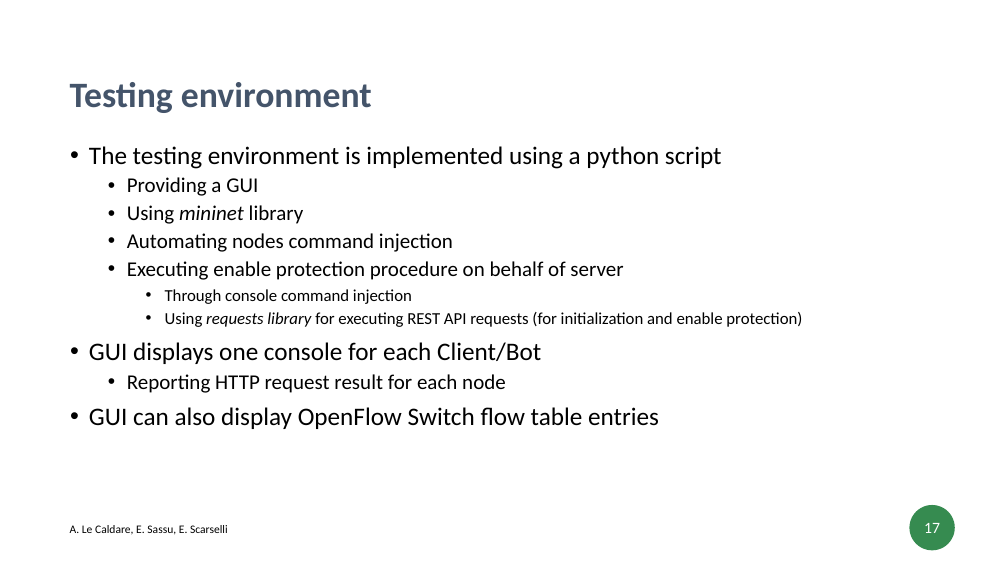
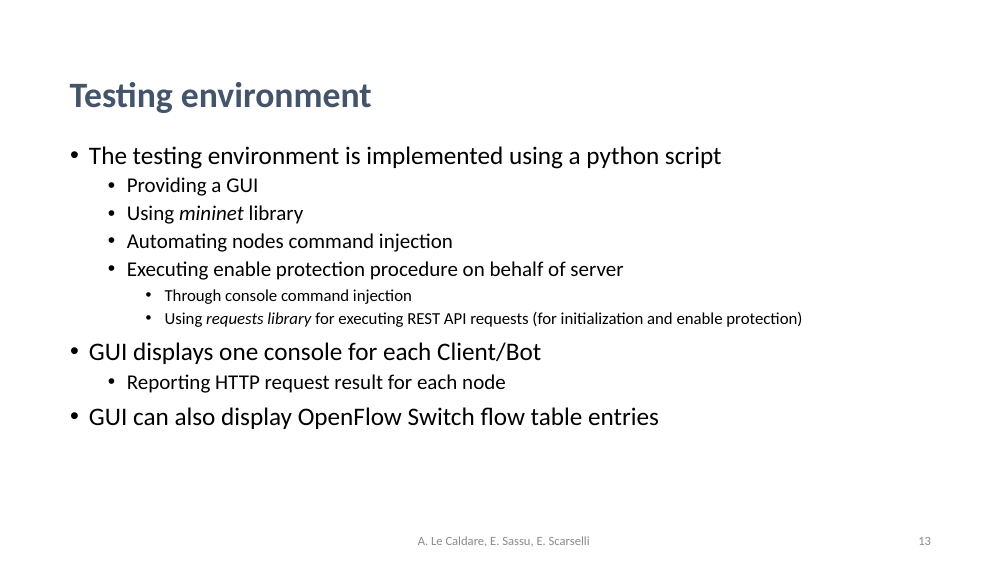
Before and after one commit to psoftware/ddosdefence-floodlight-controller, a slide deck: slide 17 of Docs/DDoSDefence.pptx. Drawn at 1008x567 pixels with LibreOffice and Linux fonts; fonts in the diff are those of the drawing. Boxes give left, top, right and bottom in pixels: in the first picture for what was removed or moved away, otherwise in the second. Text is boxed around its words. In the diff, an @@ line names an element or a change of style, - is before the commit and + after.

Commit message:
pptx: update slide modified color and pages number

```diff
--- a/Docs/DDoSDefence.pptx
+++ b/Docs/DDoSDefence.pptx
@@ page number removed at (x1=910, y1=505, x2=955, y2=551) @@
-17
@@ text "A. Le Caldare, E. Sassu, ..." moved from (x1=70, y1=525, x2=228, y2=535) to (x1=418, y1=536, x2=590, y2=546) @@
@@ text "A. Le Caldare, E. Sassu, ..." at (x1=418, y1=536, x2=590, y2=546): size 11 to 12 pt, text colour #000000 to #8C8C8C; alignment left to centre; less space between paragraphs @@
@@ text added at (x1=918, y1=537, x2=931, y2=545), 12 pt, text #8C8C8C @@
+13
```
Also in this commit, not shown: 9 other slides changed.
